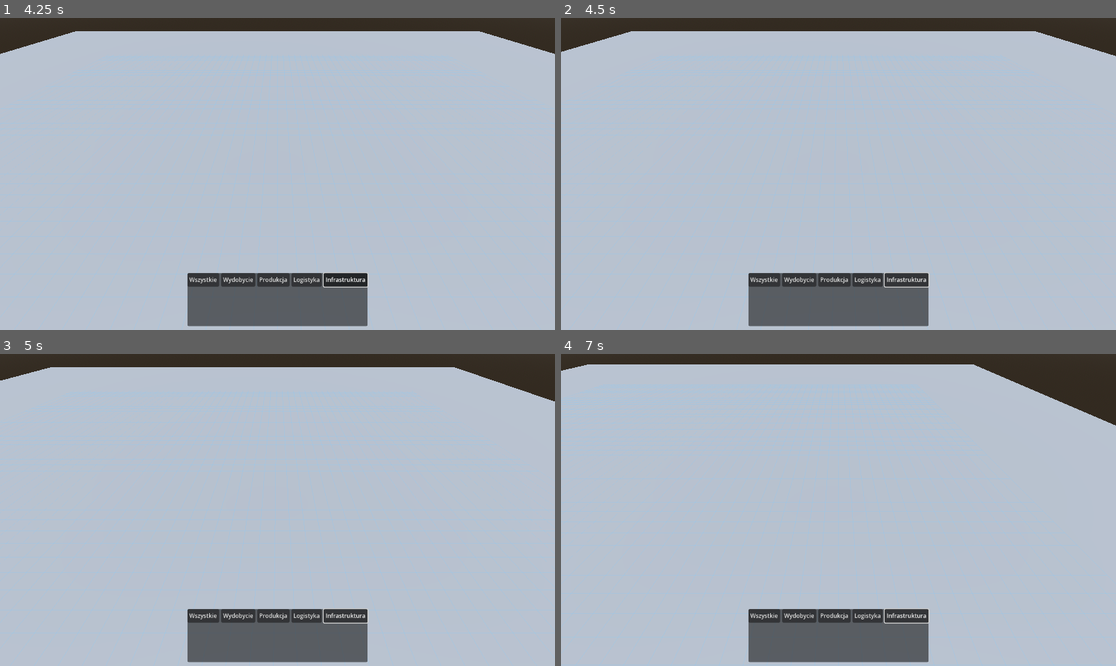
Above: before the commit, frames 1-4 (two rows, left to right).
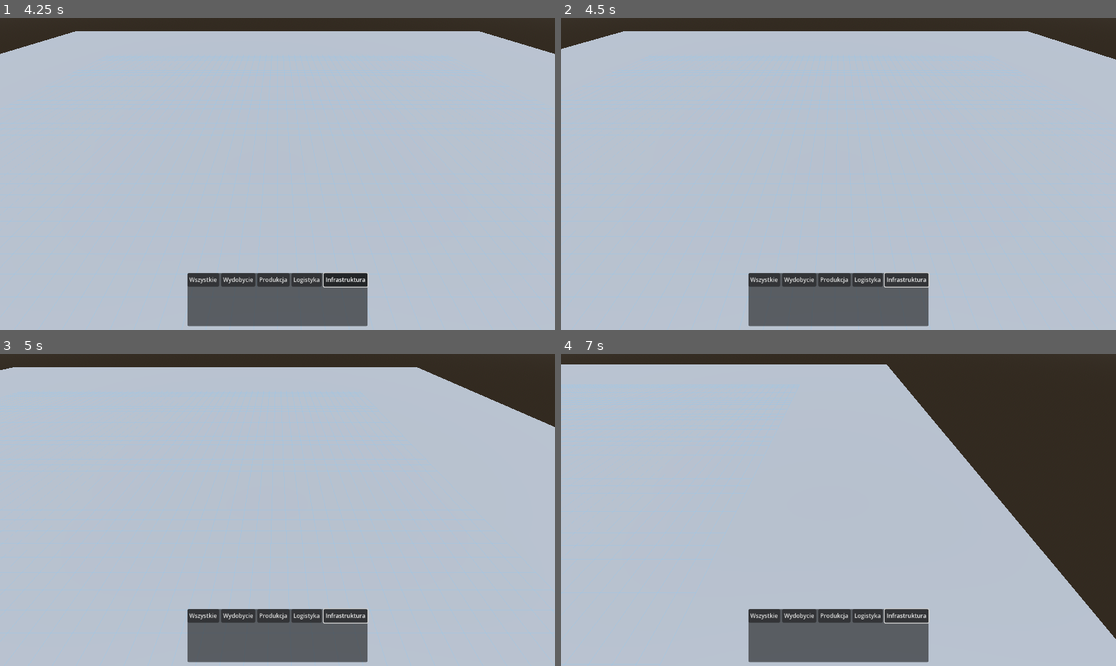
Above: after the commit, the same moments.

Repository: jakubzw/MineCorp
Game: Godot game, scene res://scenes/main/Main.tscn
The game is run twice, just before and just after one commit, with the same random seed, the same clock (stepped at 60 frames per second) and the same inputs.
Inputs (mouse positions are in pixels of both pictures, inside the frame that each line leads up to):
- Up to frame 1 (4.25 s): click "Wszystkie" at 0.5 s; click "Wydobycie" at 1.25 s; click "Produkcja" at 2 s; click "Logistyka" at 2.75 s; click "Infrastruktura" at 3.5 s
- Up to frame 2 (4.5 s): tap Enter at 4.25 s; move the mouse to (960, 158) at 4.27 s; hold D (move_right) from 4.28 s (still down); hold Shift (move_fast ) from 4.28 s (still down); click (960, 158) at 4.42 s
- Up to frame 3 (5 s): keep holding D (move_right); keep holding Shift (move_fast )
- Up to frame 4 (7 s): move the mouse to (727, 525) at 5.02 s; release D (move_right) at 5.03 s; release Shift (move_fast ) at 5.03 s; hold S (move_backward) 5.03-5.78 s; tap G (grid_cycle) at 5.1 s; click (727, 525) at 5.17 s; tap Shift (move_fast ) at 5.3, 6.6 s; move the mouse to (894, 441) at 5.77 s; hold D (move_right) 5.78-6.53 s; hold Shift (move_fast ) 5.78-6.53 s; click (894, 441) at 5.92 s; move the mouse to (810, 572) at 6.52 s; hold W (move_forward) from 6.53 s (still down); click (810, 572) at 6.67 s

Frame 1 is identical in both runs. In frame 2, 0.2% of the frame differs, in the area x 0-100%, y 4-30%; in frame 3, 1.6%; in frame 4, 16%, in the area x 0-100%, y 3-100%.

Commit message:
Update camera_rig.gd
camera fixes

Diff:
--- a/scripts/camera/camera_rig.gd
+++ b/scripts/camera/camera_rig.gd
@@ -34,25 +34,28 @@
 ## Maksymalny kąt nachylenia kamery (stopnie)
 @export var pitch_max: float = 75.0
 
+## Czułość przeciągania MMB
+@export var pan_sensitivity: float = 0.03
+
 ## Granice mapy — kamera nie wyjdzie poza ten prostokąt
 @export var map_bounds: Rect2 = Rect2(-100, -100, 200, 200)
 ## Czy stosować granice mapy
 @export var use_map_bounds: bool = true
 
 # --- Węzły wewnętrzne ---
-@onready var _pivot: Node3D = $Pivot          # Obrót poziomy (yaw)
-@onready var _arm: Node3D = $Pivot/Arm        # Obrót pionowy (pitch)
+@onready var _pivot: Node3D = $Pivot
+@onready var _arm: Node3D = $Pivot/Arm
 @onready var _camera: Camera3D = $Pivot/Arm/Camera3D
 
 # --- Stan wewnętrzny ---
-var _target_position: Vector3       # Cel ruchu (wygładzony)
-var _target_zoom: float             # Cel zoomu
-var _target_yaw: float              # Cel obrotu poziomego
-var _target_pitch: float            # Cel nachylenia
-
-var _is_rotating: bool = false      # Czy RMB wciśnięty
-var _is_panning: bool = false       # Czy MMB wciśnięty
-var _last_mouse_pos: Vector2        # Poprzednia pozycja myszy
+var _target_position: Vector3
+var _target_zoom: float
+var _target_yaw: float
+var _target_pitch: float
+
+var _is_rotating: bool = false
+var _is_panning: bool = false
+var _last_mouse_pos: Vector2
 
 
 func _ready() -> void:
@@ -61,18 +64,14 @@
 	_target_zoom = 30.0
 	_target_pitch = -45.0
 
-	# Wymuś pozycję i rotację startową natychmiast
 	_pivot.rotation_degrees.y = 0.0
 	_arm.rotation_degrees.x = -45.0
 	_camera.position = Vector3(0, 0, 30.0)
-	# Kamera musi patrzeć na pivot (origin Arm)
-	_camera.look_at(_arm.global_position, Vector3.UP)
 
 	_clamp_pitch()
 
 
 func _unhandled_input(event: InputEvent) -> void:
-	# ── Zoom (scroll wheel) ──
 	if event is InputEventMouseButton:
 		if event.button_index == MOUSE_BUTTON_WHEEL_UP and event.pressed:
 			_target_zoom -= zoom_speed
@@ -80,17 +79,14 @@
 			_target_zoom += zoom_speed
 		_target_zoom = clamp(_target_zoom, zoom_min, zoom_max)
 
-		# ── Obrót (PPM) ──
 		if event.button_index == MOUSE_BUTTON_RIGHT:
 			_is_rotating = event.pressed
 			_last_mouse_pos = event.position
 
-		# ── Przeciąganie (MMB) ──
 		if event.button_index == MOUSE_BUTTON_MIDDLE:
 			_is_panning = event.pressed
 			_last_mouse_pos = event.position
 
-	# ── Ruch myszy ──
 	if event is InputEventMouseMotion:
 		if _is_rotating:
 			_handle_rotation(event.relative)
@@ -104,15 +100,17 @@
 
 
 # ──────────────────────────────────────────
-#  Ruch klawiaturą (WASD / strzałki)
+#  Ruch klawiaturą — względem kierunku kamery
 # ──────────────────────────────────────────
 func _handle_keyboard_move(delta: float) -> void:
 	var direction := Vector3.ZERO
 
-	# Kierunek względem obrotu kamery (yaw)
-	var yaw_rad := deg_to_rad(_target_yaw)
-	var forward := Vector3(-sin(yaw_rad), 0, -cos(yaw_rad))
-	var right   := Vector3(cos(yaw_rad),  0, -sin(yaw_rad))
+	# Kierunki liczone na podstawie aktualnego obrotu kamery (yaw)
+	# Używamy rzeczywistego kąta pivotu żeby ruch był zawsze zgodny
+	# z tym co widzi gracz na ekranie
+	var yaw_rad := _pivot.rotation.y  # radiany, aktualny obrót (po wygładzeniu)
+	var forward := Vector3(-sin(yaw_rad), 0.0, -cos(yaw_rad))
+	var right   := Vector3( cos(yaw_rad), 0.0, -sin(yaw_rad))
 
 	if Input.is_action_pressed("move_forward"):
 		direction += forward
@@ -128,7 +126,7 @@
 
 	direction = direction.normalized()
 	var speed := move_speed
-	if Input.is_action_pressed("move_fast"):
+	if Input.is_action_pressed("move_fast "):
 		speed *= move_speed_fast_multiplier
 
 	_target_position += direction * speed * delta
@@ -146,17 +144,19 @@
 
 # ──────────────────────────────────────────
 #  Przeciąganie mapy (MMB)
+#  Skalowane względem zoomu żeby prędkość była
+#  podobna niezależnie od odległości kamery
 # ──────────────────────────────────────────
 func _handle_pan(mouse_delta: Vector2) -> void:
-	var yaw_rad := deg_to_rad(_target_yaw)
-	var right   := Vector3(cos(yaw_rad), 0, -sin(yaw_rad))
-	var forward := Vector3(-sin(yaw_rad), 0, -cos(yaw_rad))
-
-	# Skalowanie prędkości przeciągania względem zoomu
-	var pan_scale := _target_zoom * 0.001
-
-	_target_position -= right   * mouse_delta.x * pan_scale * 100.0
-	_target_position += forward * mouse_delta.y * pan_scale * 100.0
+	var yaw_rad := _pivot.rotation.y
+	var right   := Vector3( cos(yaw_rad), 0.0, -sin(yaw_rad))
+	var forward := Vector3(-sin(yaw_rad), 0.0, -cos(yaw_rad))
+
+	# pan_sensitivity * zoom daje stałą prędkość niezależnie od odległości
+	var pan_scale := pan_sensitivity * (_target_zoom / 30.0)
+
+	_target_position -= right   * mouse_delta.x * pan_scale
+	_target_position += forward * mouse_delta.y * pan_scale
 	_apply_map_bounds()
 
 
@@ -164,30 +164,28 @@
 #  Wygładzanie (lerp)
 # ──────────────────────────────────────────
 func _apply_smoothing(delta: float) -> void:
-	# Pozycja
 	global_position = global_position.lerp(
 		_target_position,
 		clamp(move_smoothing * delta, 0.0, 1.0)
 	)
 
-	# Zoom — przesunięcie kamery wzdłuż jej lokalnej osi Z
+	# Zoom — position.z jest dodatnie (kamera za pivitem)
 	var current_zoom: float = _camera.position.z
 	var new_zoom: float = lerp(current_zoom, _target_zoom, clamp(zoom_smoothing * delta, 0.0, 1.0))
 	_camera.position.z = new_zoom
 
-	# Obrót poziomy (yaw)
-	_pivot.rotation_degrees.y = lerp_angle(
+	_pivot.rotation_degrees.y = lerp(
 		_pivot.rotation_degrees.y,
 		_target_yaw,
 		clamp(rotation_smoothing * delta, 0.0, 1.0)
 	)
 
-	# Nachylenie (pitch)
-	_arm.rotation_degrees.x = lerp_angle(
+	_arm.rotation_degrees.x = lerp(
 		_arm.rotation_degrees.x,
 		_target_pitch,
 		clamp(rotation_smoothing * delta, 0.0, 1.0)
 	)
+
 
 # ──────────────────────────────────────────
 #  Helpery
@@ -207,18 +205,13 @@
 #  API publiczne
 # ──────────────────────────────────────────
 
-## Teleportuje kamerę natychmiast do pozycji (bez wygładzania)
 func teleport_to(pos: Vector3) -> void:
 	_target_position = pos
 	global_position = pos
 
-
-## Ustawia docelową pozycję (z wygładzaniem)
 func move_to(pos: Vector3) -> void:
 	_target_position = pos
 	_apply_map_bounds()
 
-
-## Ustawia zoom natychmiast
 func set_zoom(value: float) -> void:
 	_target_zoom = clamp(value, zoom_min, zoom_max)
